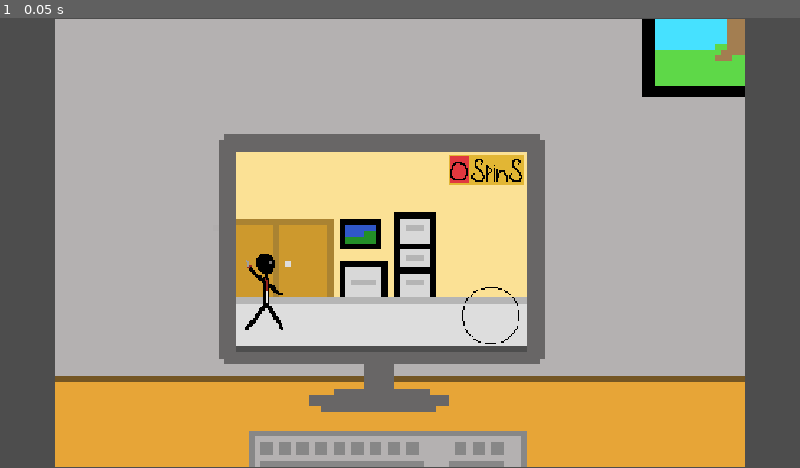
Above: before the commit, frame 1.
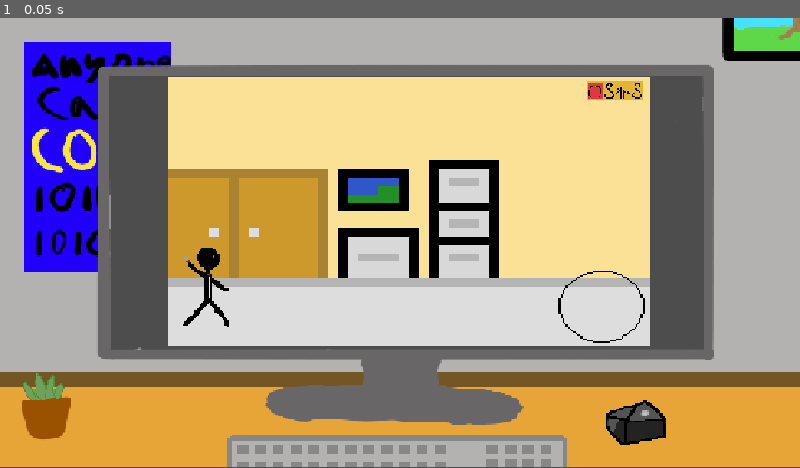
Above: after the commit, the same moment.

Repository: RedR64/first-game-jam-game
Game: Godot game, scene res://scenes/office_background.tscn
The game is run twice, just before and just after one commit, with the same random seed, the same clock (stepped at 60 frames per second) and the same inputs.
Inputs:
- Up to frame 1 (0.05 s): no input

The runs differ from the first frame. In frame 1, 67% of the frame differs, in the area x 0-100%, y 0-100%.
Error in both runs: Invalid access to property or key 'health' on a base object of type 'Callable'. (res://scenes/player.gd:4)

Commit message:
Update office_background.tscn

Diff:
--- a/scenes/office_background.tscn
+++ b/scenes/office_background.tscn
@@ -1,28 +1,33 @@
 [gd_scene format=3 uid="uid://cwdkcp5gbcpnj"]
 
-[ext_resource type="Texture2D" uid="uid://kc1wuec2l5fj" path="res://art/office_background.png" id="1_x2g4g"]
+[ext_resource type="Texture2D" uid="uid://d1qw0wossjpd5" path="res://art/better_office_background.png" id="1_6wruh"]
 [ext_resource type="PackedScene" uid="uid://faylk7opc2la" path="res://scenes/game_background.tscn" id="2_vrc0d"]
 [ext_resource type="PackedScene" uid="uid://b0qderlc7v00a" path="res://scenes/node_2d.tscn" id="3_27dai"]
 [ext_resource type="PackedScene" uid="uid://dykn6aruo5t2d" path="res://scenes/player.tscn" id="4_sbngn"]
 [ext_resource type="PackedScene" uid="uid://c5lwn5rcojm4i" path="res://scenes/currency.tscn" id="5_6wruh"]
 
 [node name="Node2D" type="Node2D" unique_id=488631277]
-scale = Vector2(2, 2)
 
 [node name="Sprite2D" type="Sprite2D" parent="." unique_id=612425115]
-texture = ExtResource("1_x2g4g")
+texture = ExtResource("1_6wruh")
 
 [node name="Game_background" parent="." unique_id=234385361 instance=ExtResource("2_vrc0d")]
-position = Vector2(-27, 17)
+position = Vector2(-208, 111)
+scale = Vector2(9, 9)
 
 [node name="player" parent="." unique_id=1977316316 instance=ExtResource("4_sbngn")]
-position = Vector2(-22, 8)
+position = Vector2(-171, 48)
+scale = Vector2(1, 1)
+script = null
 
 [node name="Wheel of Spin" parent="." unique_id=602327553 instance=ExtResource("3_27dai")]
-position = Vector2(15, 12)
+position = Vector2(181, 69)
+scale = Vector2(8, 8)
 
 [node name="Camera2D" type="Camera2D" parent="." unique_id=1334982877]
-zoom = Vector2(4.36, 4.36)
+position = Vector2(0, 1)
+zoom = Vector2(1.605, 1.345)
 
 [node name="Node2D" parent="." unique_id=1006379482 instance=ExtResource("5_6wruh")]
-position = Vector2(8, -9.5)
+position = Vector2(168, -152)
+scale = Vector2(1, 1)
